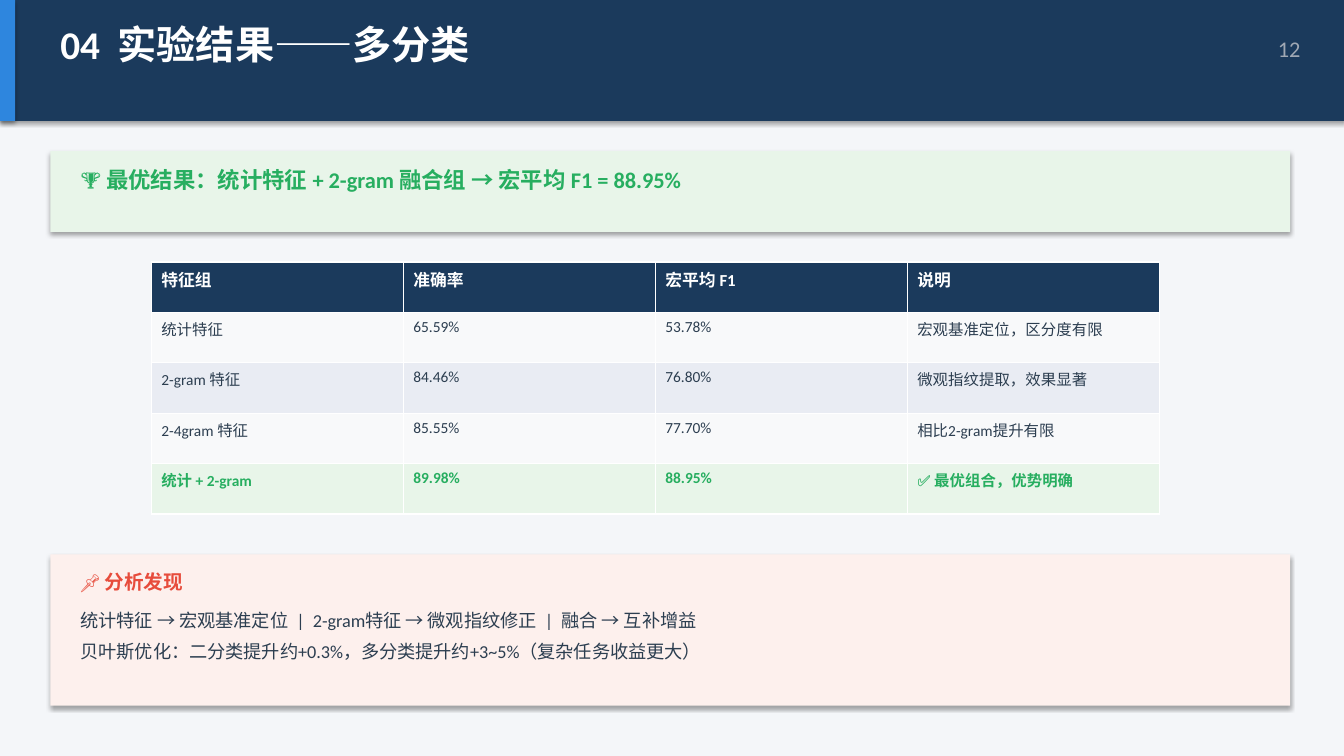
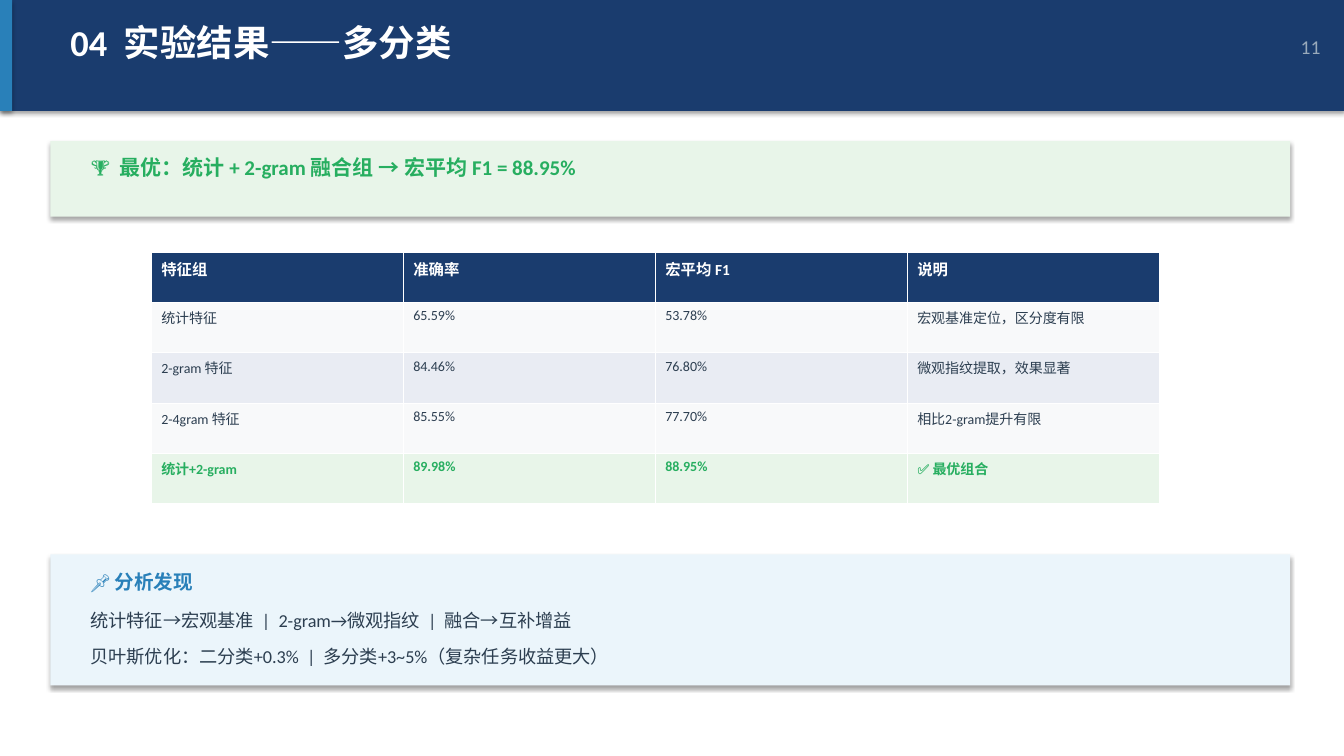
Before and after one commit to sweeete/Cloud-Security-Study, a slide deck: slide 11 of Graduation-Project/毕业答辩PPT.pptx. Drawn at 1344x756 pixels with LibreOffice and Linux fonts; fonts in the diff are those of the drawing. Boxes give left, top, right and bottom in pixels: in the first picture for what was removed or moved away, otherwise in the second. Text is boxed around its words. In the diff, an @@ line names an element or a change of style, - is before the commit and + after.

Commit message:
fix: 优化PPT排版，精确定位+统一格式
- 使用 inches 精确定位所有元素
- 深色封面 + 浅色正文配色方案
- 统一顶部标题栏 + 页码
- 卡片式 section_box 布局
- 表格交替行 + 高亮行
- section_box 函数统一管理卡片样式

```diff
--- a/Graduation-Project/毕业答辩PPT.pptx
+++ b/Graduation-Project/毕业答辩PPT.pptx
@@ background #F4F6F9 to #FFFFFF @@
@@ rectangle: place and size @@
-rectangle at (0, 0, 1344, 121)
+rectangle at (0, 0, 1344, 111)
@@ rectangle at (0, 0, 1344, 111): fill #1B3A5C to #1A3C6E @@
@@ rectangle: place and size @@
-rectangle at (0, 0, 15, 121)
+rectangle at (0, 0, 12, 111)
@@ rectangle at (0, 0, 12, 111): fill #2E86DE to #2980B9 @@
@@ text "04 实验结果——多分类": place and size @@
-text "04 实验结果——多分类" at (60, 25, 470, 63)
+text "04 实验结果——多分类" at (70, 25, 452, 60)
@@ text "04 实验结果——多分类" at (70, 25, 452, 60): size 28 to 26 pt @@
@@ text at (1301, 41, 1321, 54): text changed; size 16 to 14 pt; text colour #A0A8B4 to #99AABB @@
-12
+11
@@ rectangle: place and size @@
-rectangle at (50, 151, 1291, 232)
+rectangle at (50, 141, 1291, 217)
@@ text at (120, 157, 575, 179): text changed; size 16 to 15 pt @@
-🏆 最优结果：统计特征 + 2-gram 融合组 → 宏平均 F1 = 88.95%
+🏆 最优：统计 + 2-gram 融合组 → 宏平均 F1 = 88.95%
@@ table at (151, 252, 1159, 504) @@
-row 5, column 1: 统计 + 2-gram
+row 5, column 1: 统计+2-gram
-row 5, column 4: ✅ 最优组合，优势明确
+row 5, column 4: ✅ 最优组合
@@ fill #1B3A5C to #1A3C6E in row 1 @@
@@ size 12 to 11 pt in "特征组", "准确率", "宏平均 F1", "说明" @@
@@ size 11 to 10 pt in "统计特征", "65.59%", "53.78%", "宏观基准定位，区分度有限" and 10 more places @@
@@ table: place and size @@
-table at (151, 262, 1159, 514)
+table at (151, 252, 1159, 504)
@@ rectangle: place and size @@
-rectangle at (50, 555, 1291, 706)
+rectangle at (50, 555, 1291, 686)
@@ rectangle at (50, 555, 1291, 686): fill #FDF0ED to #EBF5FB @@
@@ text "📌 分析发现": place and size @@
-text "📌 分析发现" at (104, 572, 183, 591)
+text "📌 分析发现" at (114, 572, 193, 591)
@@ text "📌 分析发现" at (114, 572, 193, 591): text colour #E74C3C to #2980B9 @@
@@ text at (91, 611, 572, 630): text changed @@
-统计特征 → 宏观基准定位 | 2-gram特征 → 微观指纹修正 | 融合 → 互补增益
-贝叶斯优化：二分类提升约+0.3%，多分类提升约+3~5%（复杂任务收益更大）
+统计特征→宏观基准 | 2-gram→微观指纹 | 融合→互补增益
@@ text added at (91, 647, 609, 665), 13 pt, text #2C3E50 @@
+贝叶斯优化：二分类+0.3% | 多分类+3~5%（复杂任务收益更大）
```
Also in this commit, not shown: 14 other slides changed, 1 slide added, 1 slide removed, 1 other file.
